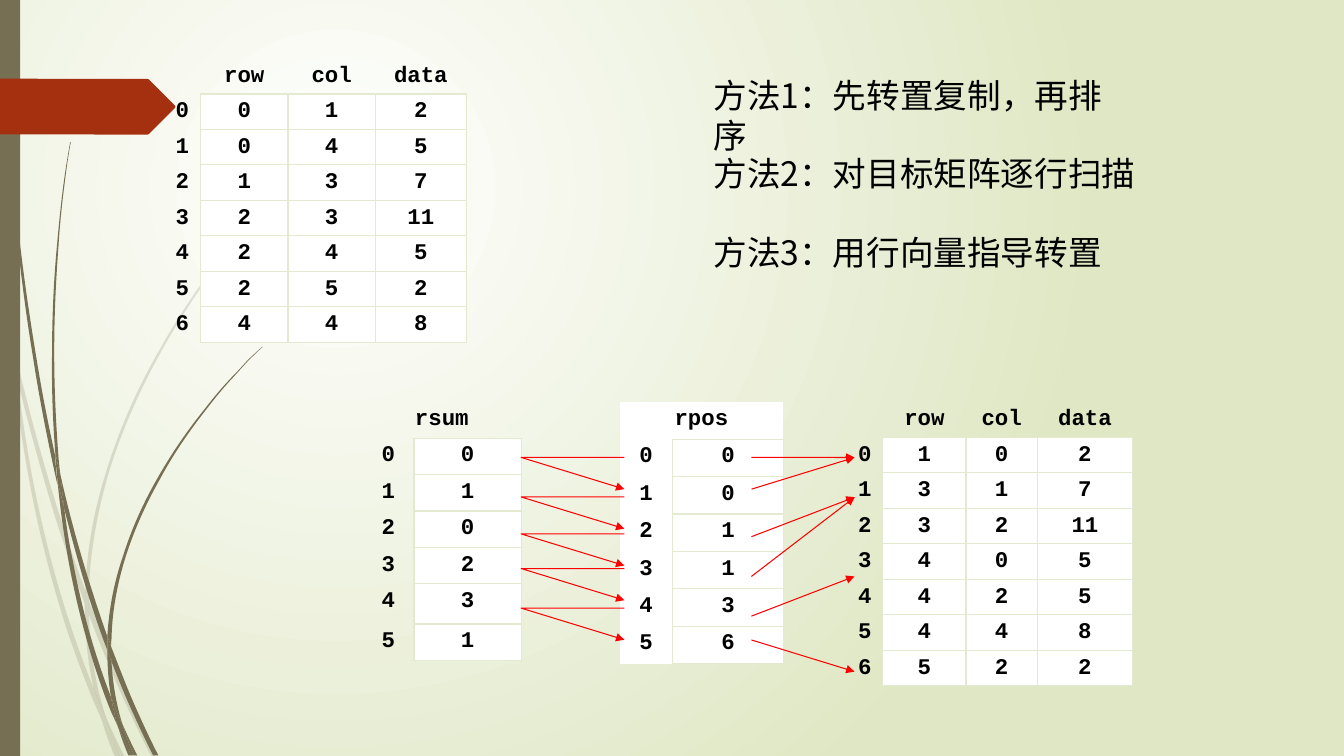
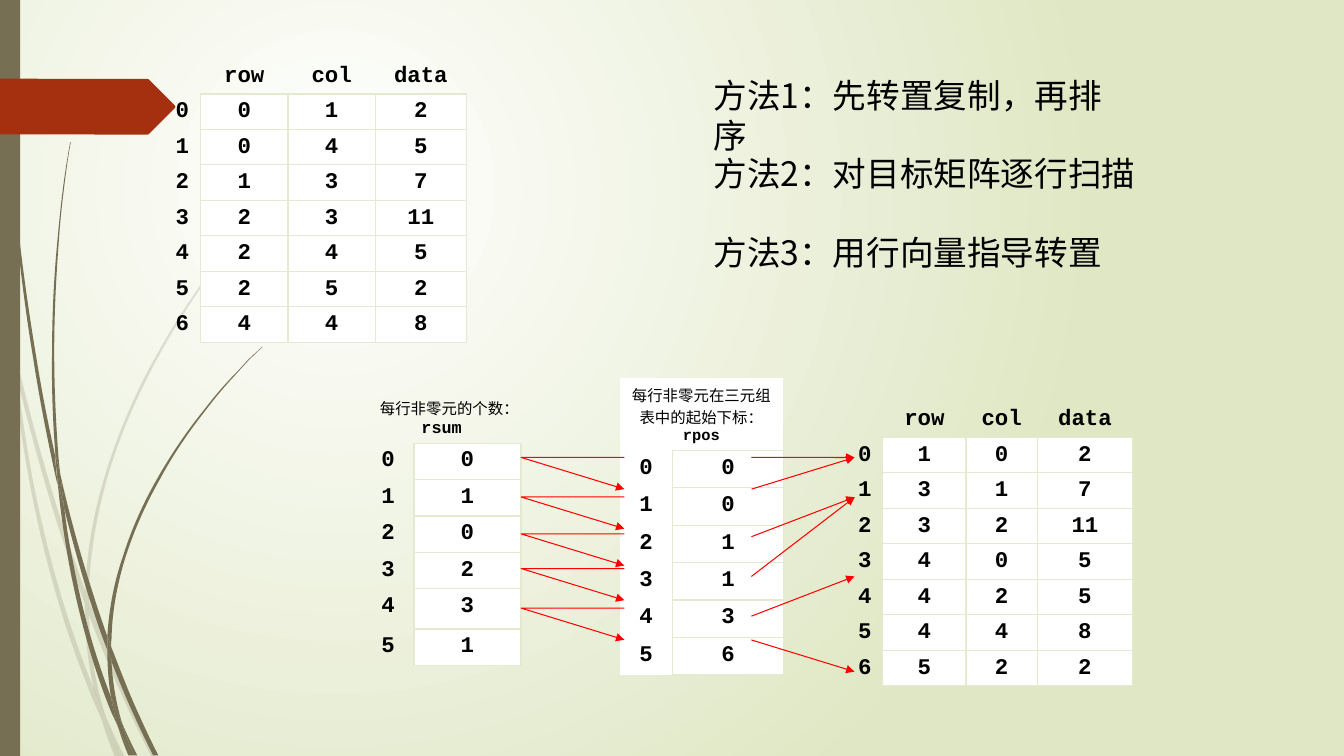
Before and after one commit to TeacherPeng/Datastruct, a slide deck: slide 18 of 教案/第05章 数组与广义表.pptx. Drawn at 1344x756 pixels with LibreOffice and Linux fonts; fonts in the diff are those of the drawing. Boxes give left, top, right and bottom in pixels: in the first picture for what was removed or moved away, otherwise in the second. Text is boxed around its words. In the diff, an @@ line names an element or a change of style, - is before the commit and + after.

Commit message:
Update ppt.

```diff
--- a/教案/第05章 数组与广义表.pptx
+++ b/教案/第05章 数组与广义表.pptx
@@ table at <box>620,378,784,668</box> @@
-row 1, column 1: rpos
+row 1, column 1: 每行非零元在三元组表中的起始下标：rpos
@@ table: place and size @@
-table at <box>620,402,784,664</box>
+table at <box>620,378,784,668</box>
@@ table at <box>362,392,520,666</box> @@
-row 1, column 1: rsum
+row 1, column 1: 每行非零元的个数：rsum
@@ table: place and size @@
-table at <box>363,402,521,664</box>
+table at <box>362,392,520,666</box>
```
Also in this commit, not shown: 1 other file.
